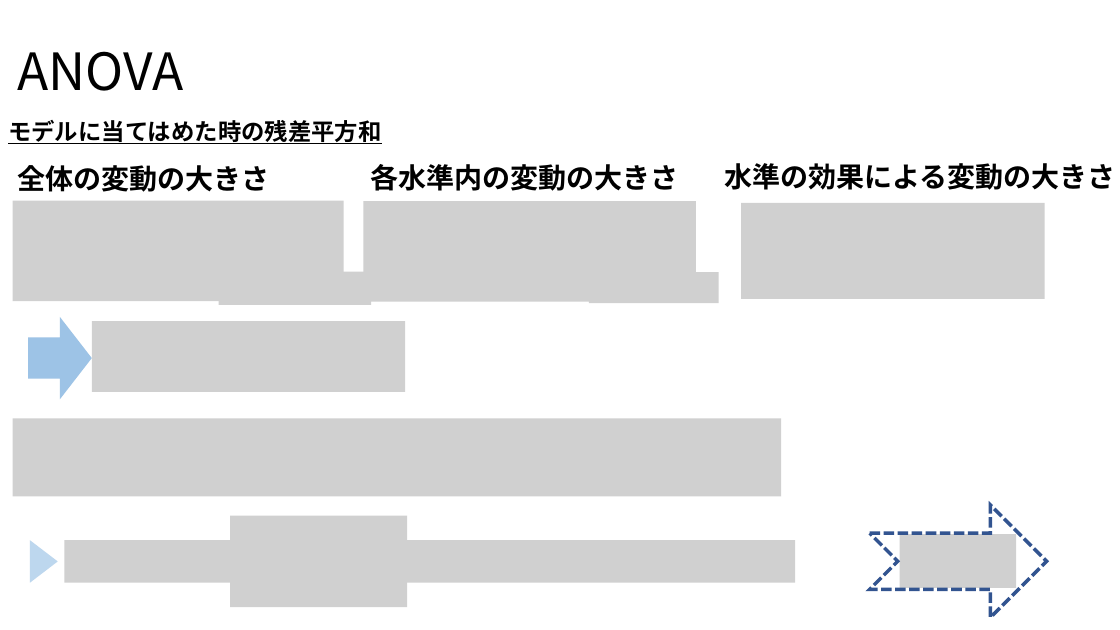
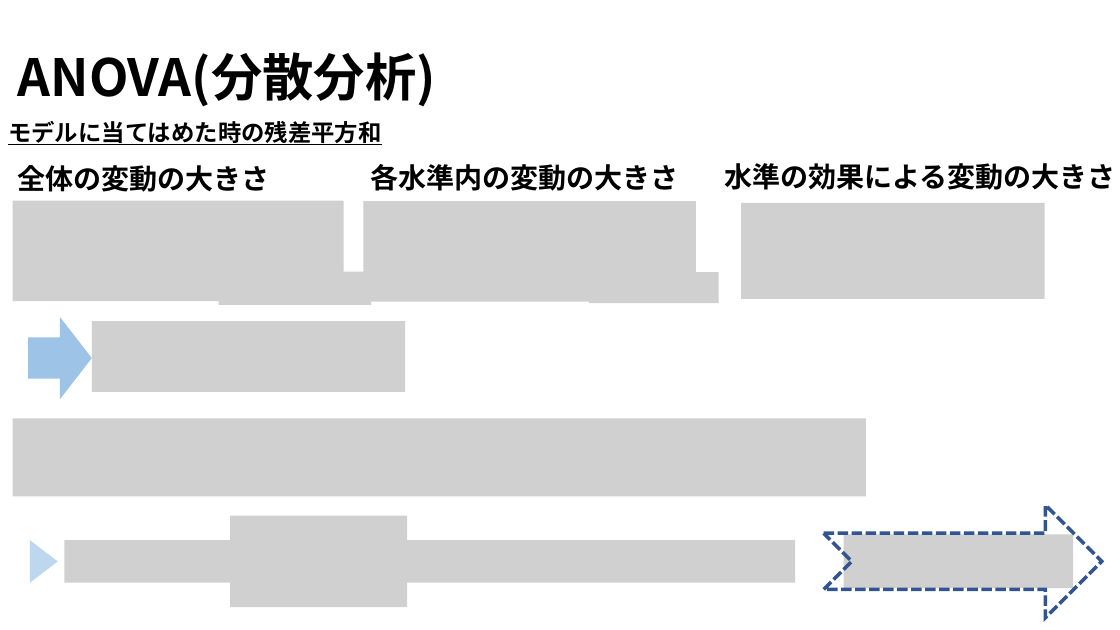
Before and after one commit to Yoshifumi14/stats, a slide deck: slide 20 of statistics2.pptx. Drawn at 1120x630 pixels with LibreOffice and Linux fonts; fonts in the diff are those of the drawing; grey boxes stand for pictures. Boxes give left, top, right and bottom in pixels: in the first picture for what was removed or moved away, otherwise in the second. Text is boxed around its words. In the diff, an @@ line names an element or a change of style, - is before the commit and + after.

```diff
--- a/statistics2.pptx
+++ b/statistics2.pptx
@@ title removed at (17, 51, 183, 91) @@
-ANOVA
@@ text added at (18, 52, 436, 107), 44 pt, text #000000, bold @@
+ANOVA(分散分析)
@@ picture: place and size @@
-picture at (13, 418, 781, 497)
+picture at (13, 418, 866, 497)
@@ notched right arrow: place and size @@
-notched right arrow at (870, 505, 1047, 618)
+notched right arrow at (823, 505, 1102, 618)
@@ picture: place and size @@
-picture at (900, 534, 1017, 588)
+picture at (844, 534, 1073, 588)
```
Also in this commit, not shown: 4 other slides changed, 1 slide removed, 5 other files.
